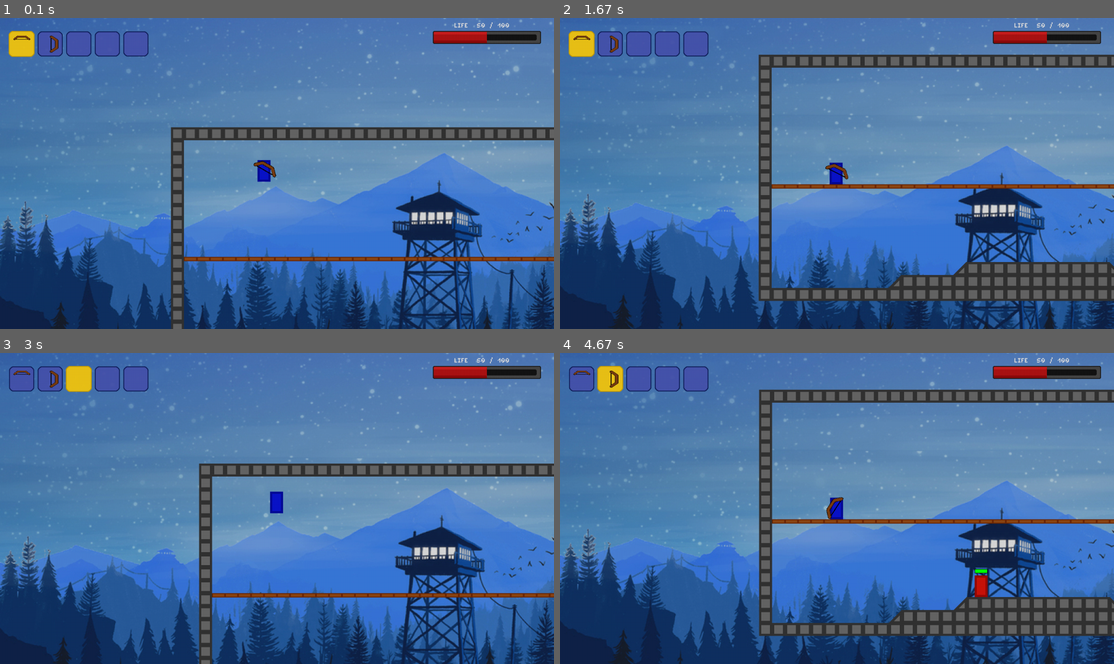
Above: before the commit, frames 1-4 (two rows, left to right).
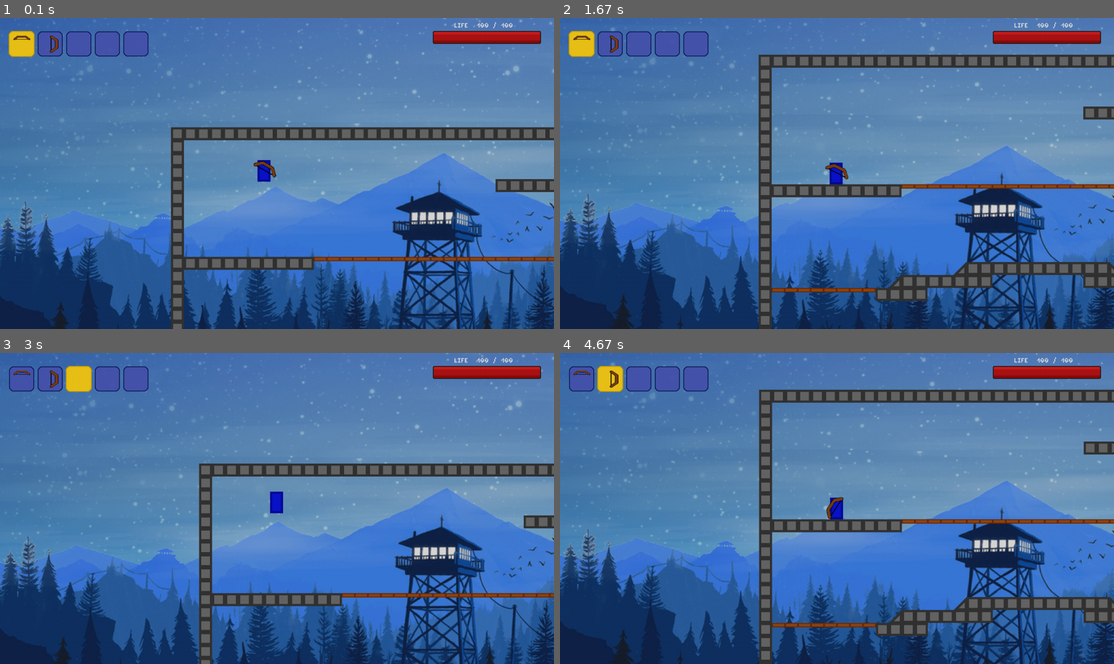
Above: after the commit, the same moments.

Repository: Programmer-Anchous/arena_pygame
Game: pygame game, started from game.py
Two runs of this game, one before a commit and one after it. Both use one fixed random seed, a clock stepped at 60 frames per second and the inputs below.
Inputs (mouse positions are in pixels of both pictures, inside the frame that each line leads up to):
- Up to frame 1 (0.1 s): no input
- Up to frame 2 (1.67 s): tap Space at 0.33 s; click (582, 42) at 0.72 s; type "ann" at 1 s; tap Enter at 1.33 s; type "a" at 1.55 s
- Up to frame 3 (3 s): tap Enter at 1.68 s; click (49, 377) at 2.15 s; click (77, 377) at 2.48 s; tap Space at 2.77 s
- Up to frame 4 (4.67 s): click (582, 377) at 3.15 s; click (609, 377) at 3.48 s; tap Space at 3.77 s

The runs differ from the first frame. In frame 1, 1.9% of the frame differs, in the area x 33-100%, y 1-82%; in frame 2, 4.8%; in frame 3, 1.6%; in frame 4, 5.0%, in the area x 35-100%, y 1-100%.

Commit message:
fight with enemy - added

Diff:
--- a/characters.py
+++ b/characters.py
@@ -156,7 +156,8 @@
         self.moving_down_counter = 0
         self.real_moving_down = False  # for platforms
 
-        self.health = 50
+        self.float_health = 100
+        self.health = self.float_health
 
     def fire(self, scroll, mx, my):
         mx += scroll[0]
@@ -251,6 +252,10 @@
             self.air_timer += 1
 
     def update(self, scroll, mx, my, clicked):
+        self.float_health += 0.005
+        if self.float_health > 100:
+            self.float_health = 100
+        self.health = int(self.float_health)
         self.move()
         self.display.blit(self.image, (self.rect.x - scroll[0], self.rect.y - scroll[1]))
         self.update_item(scroll, mx, my, self)
@@ -274,7 +279,7 @@
         self.moving_left = False
 
     def full_hp(self):
-        self.health = 100
+        self.float_health = 100
 
     def draw_healthbar(self):
         text = f"life  {self.health} / {100}"
@@ -322,7 +327,7 @@
 
 
 class Enemy_Sniper(Entitiy):
-    def __init__(self, display, coords, rects, target):
+    def __init__(self, display, coords, rects, target, player):
         Entitiy.__init__(self, display)
         # these points are range of the way which enemy will walk
         self.moving_right = True
@@ -336,12 +341,14 @@
         pygame.draw.rect(self.image, (150, 10, 5), (0, 0, 30, 50), 5)
         self.rect = self.image.get_rect(topleft=coords)
 
-        self.current_item = None
-        self.bullets = []
+        self.current_item = Gun
+        self.bullets = Bullets(self.display, 7)
         self.fire_counter = 0
-        self.fire_limit = 100
+        self.fire_limit = 150
 
         self.health = 100
+
+        self.player = player
 
     def draw_health(self, scroll):
         green = int(self.health * 2.55)
@@ -383,19 +390,17 @@
             self.air_timer += 1
 
     def update_bullets(self, scroll):
-        i = 0
-        while i < len(self.bullets):
-            self.bullets[i].update(scroll)
-            if self.bullets[i].collided(self.rects) >= 0:
-                del self.bullets[i]
-            else:
-                i += 1
-
-    def fire(self, display, scroll, rect):
-        self.bullets.append(self.current_item.bullet(self.rect.x + 28, self.rect.y + 32,
-                                                     rect.centerx, rect.centery, 6, display, scroll))
+        self.bullets.update(scroll, self.rects)
+
+    def fire(self, rect):
+        self.bullets.add_bullet((self.rect.x + 28, self.rect.y + 32), rect.center)
 
     def update(self, scroll):
+        self.fire_counter += 1
+        if self.fire_counter > self.fire_limit:
+            self.fire_counter = 0
+            self.fire(self.player.rect)
+
         self.move()
         self.update_bullets(scroll)
 
@@ -405,10 +410,11 @@
 
 
 class Enemies:
-    def __init__(self, display, rects):
+    def __init__(self, display, rects, player):
         self.display = display
         self.rects = rects
         self.enemies = list()
+        self.player = player
 
     def kill_all(self):
         self.enemies.clear()
@@ -443,5 +449,14 @@
 
             i += 1
 
+        for enemy in self.enemies:
+            i = 0
+            while i < len(enemy.bullets.bullets):
+                if enemy.bullets.bullets[i].get_hitbox().colliderect(self.player):
+                    del enemy.bullets.bullets[i]
+                    self.player.float_health -= 5
+                else:
+                    i += 1
+
     def add_enemy(self, coords, target):
-        self.enemies.append(Enemy_Sniper(self.display, coords, self.rects, target))
+        self.enemies.append(Enemy_Sniper(self.display, coords, self.rects, target, self.player))
--- a/data/map.txt
+++ b/data/map.txt
@@ -1,19 +1,29 @@
-ssssssssssssssssssssssssssssssssssssssssssss
-s                                          s
-s                                          s
-s                                          s
-s                                          s
-s                                          s
-s                                          s
-s                                          s
-s                                          s
-s                                          s
-spppppppppppppppppppppppppppppppppppppppppps
-s                                          s
-s                                          s
-s                                          s
-s                                          s
-s                                          s
-s              rsssssssssssl               s
-s         rssssssssssssssssssssssl         s
-ssssssssssssssssssssssssssssssssssssssssssss
+ssssssssssssssssssssssssssssssssssssssssssssssssssss
+s                                                  s
+s                                                  s
+s                                                  s
+s                        sssss                     s
+s                                                  s
+s                                                  s
+s                                    s             s
+s                                    s             s
+s                                    s             s
+sssssssssssppppppppppppppppppppppppppsssssssssssssss
+s                                                  s
+s                                                  s
+s                                                  s
+s                                                  s
+s                                                  s
+s              rsssssssssssl                       s
+s         rsssssss       ssssssssl                 s
+sppppppppssss                  ssssspppppppppppppsss
+s                                                  s
+s                                                  s
+s                                                  s
+s                                                  s
+s         sppppppppppppppppppppppppppps            s
+s                                                  s
+s                                                  s
+s                                                  s
+s                                                  s
+ssssssssssssssssssssssssssssssssssssssssssssssssssss
--- a/game.py
+++ b/game.py
@@ -30,7 +30,7 @@
 tile_map = Map(display, "data/map.txt")
 player = Player(display, (200, 50), tile_map.get_rects(), tile_map.get_platforms(), WINDOW_SIZE)
 
-enemies = Enemies(display, tile_map.get_rects())
+enemies = Enemies(display, tile_map.get_rects(), player)
 
 
 font2 = Font("data/font/letters.png", 2)
@@ -89,7 +89,7 @@
 
         self.back_space_pressed = False
         self.back_space_counter = 0
-        self.back_space_delay = 8
+        self.back_space_delay = 5
         self.back_space_auto = 40
 
         self.history = ["", "/killall", "/fullhp"]
@@ -178,11 +178,15 @@
 
         self.counter = 0
 
-    def update(self, scroll):
+    def update(self):
         self.counter += 1
-        if self.counter % 400 == 0:
+        if self.counter % 600 == 0:
             self.counter = 0
-            self.enemies.add_enemy((random.randint(100, 500), random.randint(100, 400)), random.randint(500, 1900))
+            if len(self.enemies.enemies) < 10:
+                self.enemies.add_enemy(
+                    (random.randint(100, 500), random.randint(100, 400)),
+                    random.randint(500, 1900)
+                )
 
 
 generator = Generator(tile_map, player, enemies)
@@ -257,7 +261,7 @@
 
         enemies.update(scroll, player.bullets, player.arrows)
 
-        generator.update(scroll)
+        generator.update()
         console.update(events)
 
         draw_fps()
